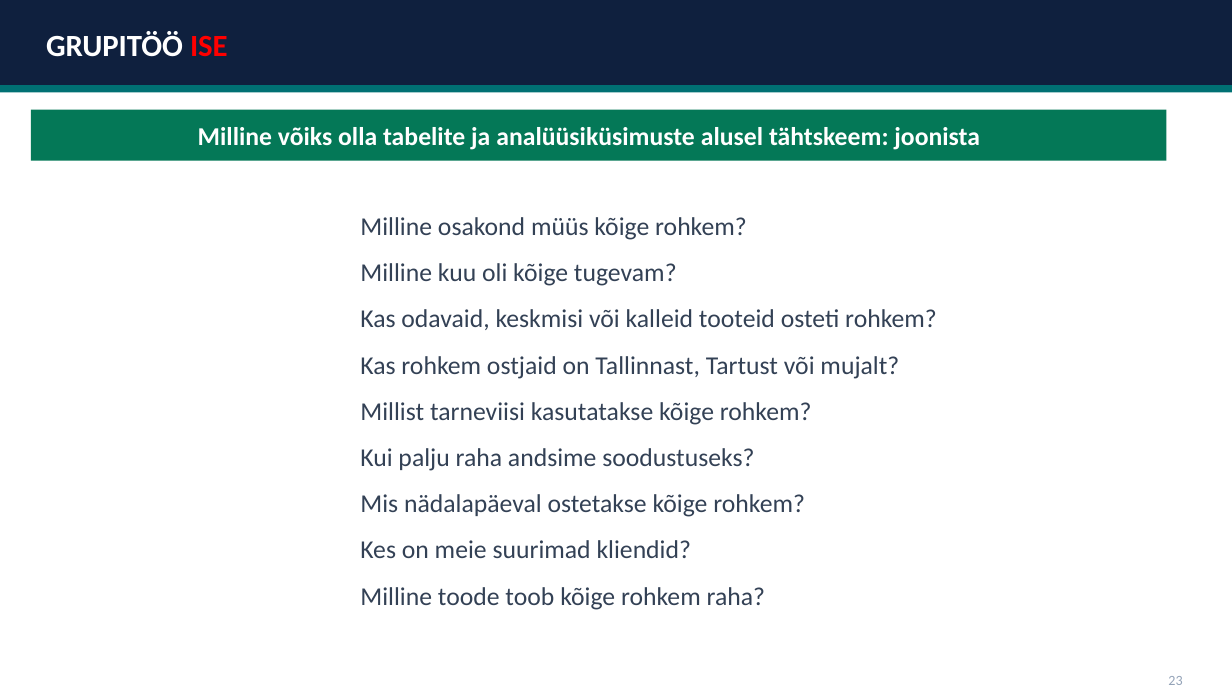
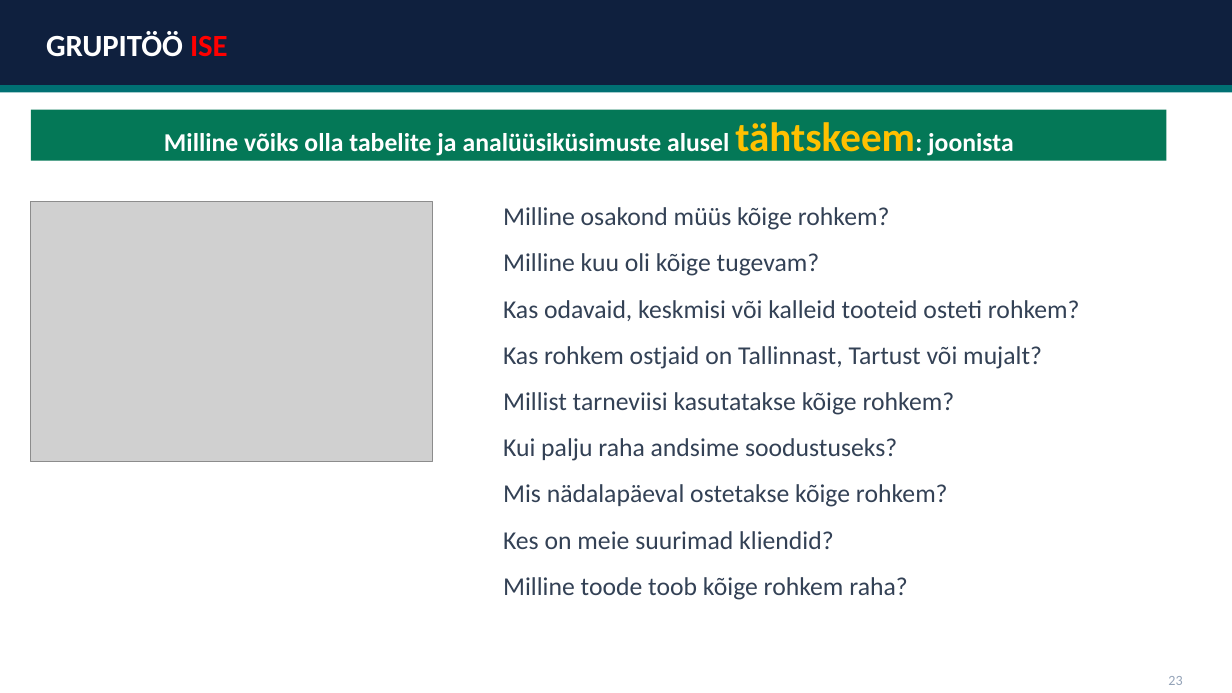
Before and after one commit to emilieabel/andmetarkus, a slide deck: slide 6 of Materjalid/Day9 Andmekorraldus Dim Fakt/9-paev-andmetarkus-esitlus.pptx. Drawn at 1232x693 pixels with LibreOffice and Linux fonts; fonts in the diff are those of the drawing; grey boxes stand for pictures. Boxes give left, top, right and bottom in pixels: in the first picture for what was removed or moved away, otherwise in the second. Text is boxed around its words. In the diff, an @@ line names an element or a change of style, - is before the commit and + after.

```diff
--- a/Materjalid/Day9 Andmekorraldus Dim Fakt/9-paev-andmetarkus-esitlus.pptx
+++ b/Materjalid/Day9 Andmekorraldus Dim Fakt/9-paev-andmetarkus-esitlus.pptx
@@ text "Milline võiks olla tabelite ja ..." moved from (x1=198, y1=127, x2=980, y2=150) to (x1=164, y1=122, x2=1014, y2=161) @@
@@ text "Milline võiks olla tabelite ja ..." at (x1=164, y1=122, x2=1014, y2=161): size 20 to 32 pt, text colour #FFFFFF to #FFC000 in "tähtskeem:" @@
@@ picture added at (x1=30, y1=201, x2=433, y2=462) @@
@@ text "Milline osakond müüs kõige rohkem?" moved from (x1=360, y1=217, x2=937, y2=610) to (x1=503, y1=207, x2=1080, y2=600) @@
```
Also in this commit, not shown: 6 other slides changed, 3 slides added, 1 other file.
